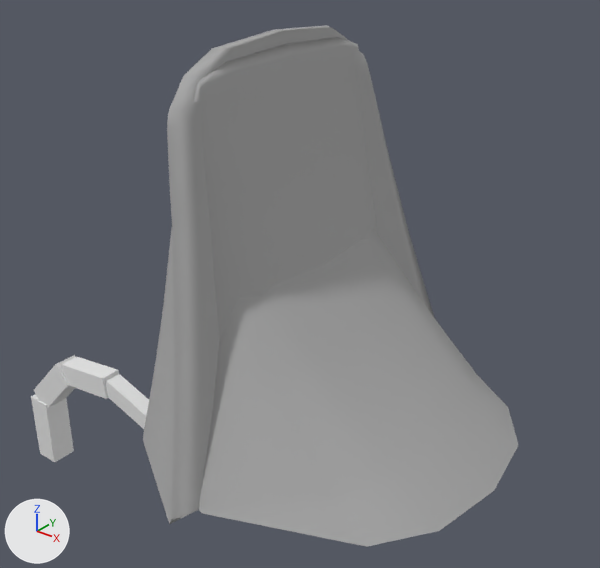
What one commit did to the FBX model Tony Shark/Downloaded Assets/Wave_animated_mesh.FBX.
Both versions are drawn from a 50 mm camera at (0.742, -1.01, 0.89) aimed at (-0.19, 0.155, 0.167). Arrows for +X, +Y and +Z are at lower left; the lights stay in place. Where no turn or scale is listed for an object, it has been applied to the vertices.

The first picture shows 'Base HumanTail006', 'Base HumanTail007', 'Base HumanTail008', 'Base HumanTail010', 'Inner_surface', 'Inner_wave', 'Top_surface'.
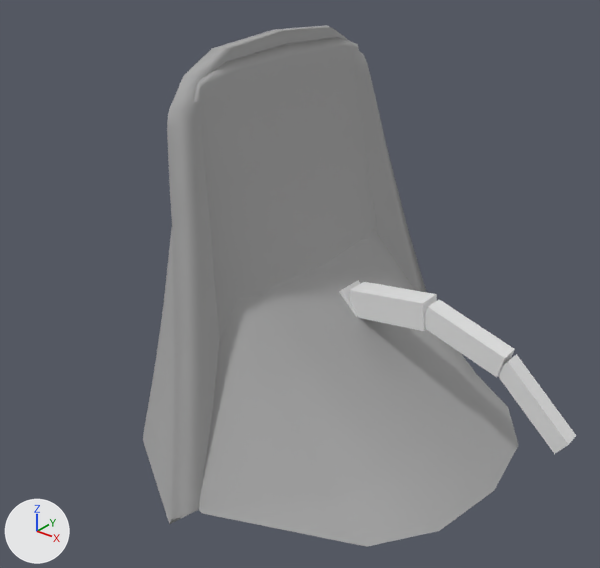
The change, as a diff of the scene's bpy script:
```diff
--- a/Tony Shark/Downloaded Assets/Wave_animated_mesh.FBX.py
+++ b/Tony Shark/Downloaded Assets/Wave_animated_mesh.FBX.py
@@ ob_base_humantail010 @@
 ob_base_humantail010 = bpy.data.objects.new('Base HumanTail010', me_mesh_003)
-ob_base_humantail010.location = (-0.953, 0.032, -0.534)
+ob_base_humantail010.location = (-0.071, 0.032, -0.015)
 ob_base_humantail010.rotation_euler = (1.571, -1.568, 1.571)  # degrees (90, -90, 90)
-ob_base_humantail010.scale = (0.0207, 0.0182, 0.0182)
+ob_base_humantail010.scale = (0.0178, 0.0157, 0.0157)
@@ ob_base_humantail009 @@
 ob_base_humantail009.location = (8.974, 0.0, 0.0)
-ob_base_humantail009.rotation_euler = (0.0, -0.153, 0.0)  # degrees (0, -8.8, 0)
+ob_base_humantail009.rotation_euler = (0.0, -0.416, 0.0)  # degrees (0, -24, 0)
```

What differs and where, as boxes (x1, y1, x2, y2) in the pictures (600 x 568 px):
'Base HumanTail008', moved, rescaled: before (106, 374, 149, 429); after (425, 299, 515, 377)
'Base HumanTail007', moved, rescaled (49% wider, 16% taller): before (61, 357, 119, 399); after (350, 282, 437, 331)
'Base HumanTail009', turned, moved, rescaled (not visible before): after (498, 354, 576, 454)
'Base HumanTail010', moved, rescaled (not visible afterwards): before (31, 394, 74, 462)
'Base HumanTail006', moved, rescaled: before (34, 355, 75, 408); after (339, 280, 360, 317)
